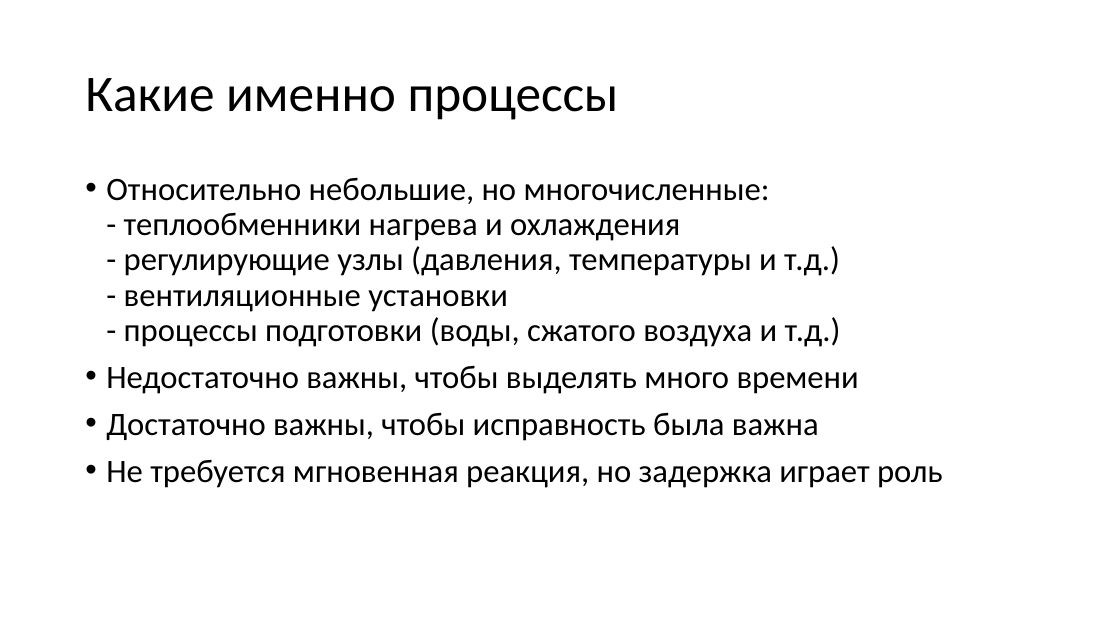
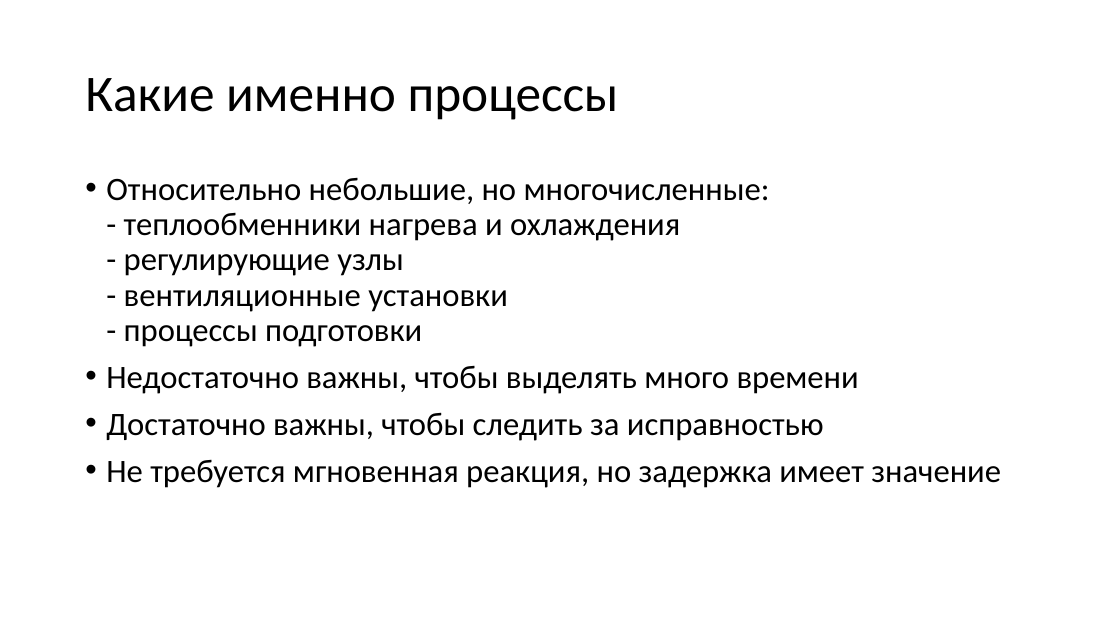
Before and after one commit to sau114/skillfactory_rds, a slide deck: slide 4 of module_final/story.pptx. Drawn at 1120x630 pixels with LibreOffice and Linux fonts; fonts in the diff are those of the drawing. Boxes give left, top, right and bottom in pixels: in the first picture for what was removed or moved away, otherwise in the second. Text is boxed around its words. In the diff, an @@ line names an element or a change of style, - is before the commit and + after.

```diff
--- a/module_final/story.pptx
+++ b/module_final/story.pptx
@@ text at (106,177,770,347): text changed @@
-• Относительно небольшие, но многочисленные:
-  - теплообменники нагрева и охлаждения
-  - регулирующие узлы (давления, температуры и т.д.)
-  - вентиляционные установки
-  - процессы подготовки (воды, сжатого воздуха и т.д.)
+• Относительно небольшие, но многочисленные:
+  - теплообменники нагрева и охлаждения
+  - регулирующие узлы
+  - вентиляционные установки
+  - процессы подготовки
@@ text at (106,412,1001,488): text changed @@
-• Достаточно важны, чтобы исправность была важна
-• Не требуется мгновенная реакция, но задержка играет роль
+• Достаточно важны, чтобы следить за исправностью
+• Не требуется мгновенная реакция, но задержка имеет значение
```
Also in this commit, not shown: 16 other slides changed, 8 slides added, 1 slide removed, 2 other files.
